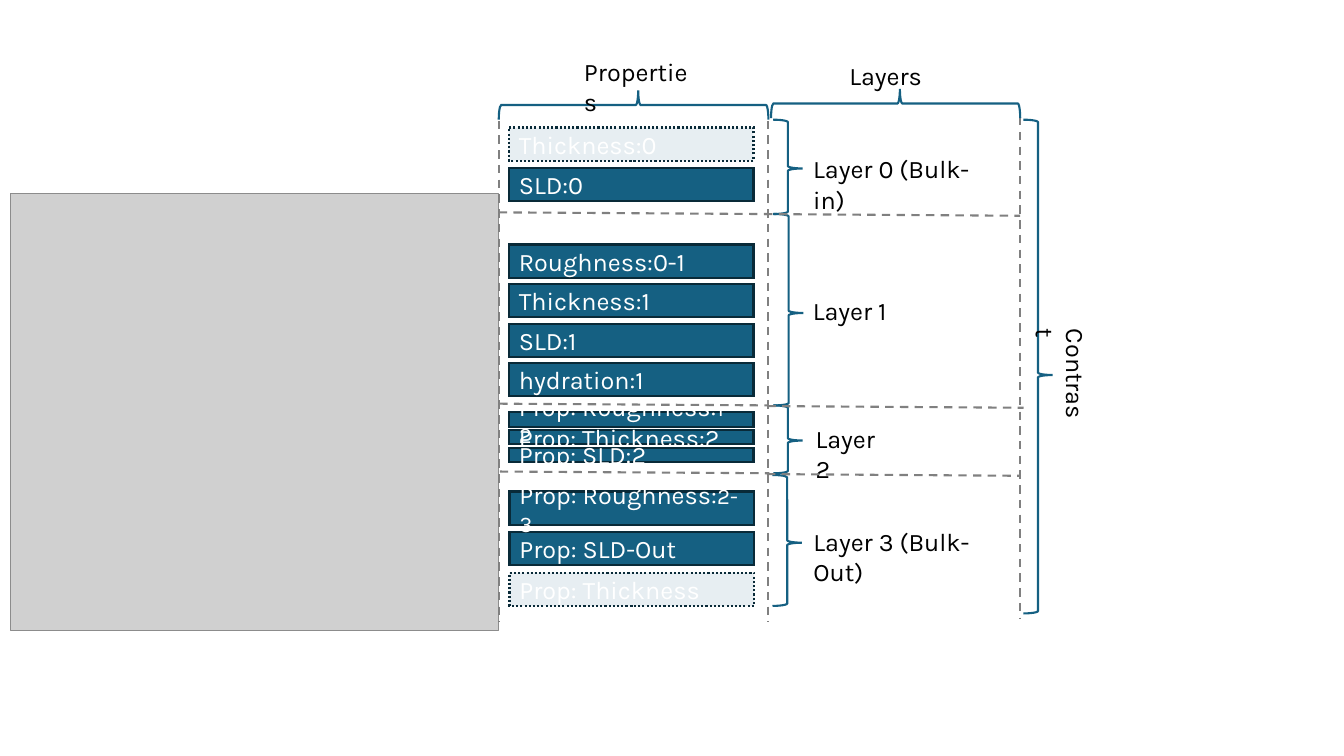
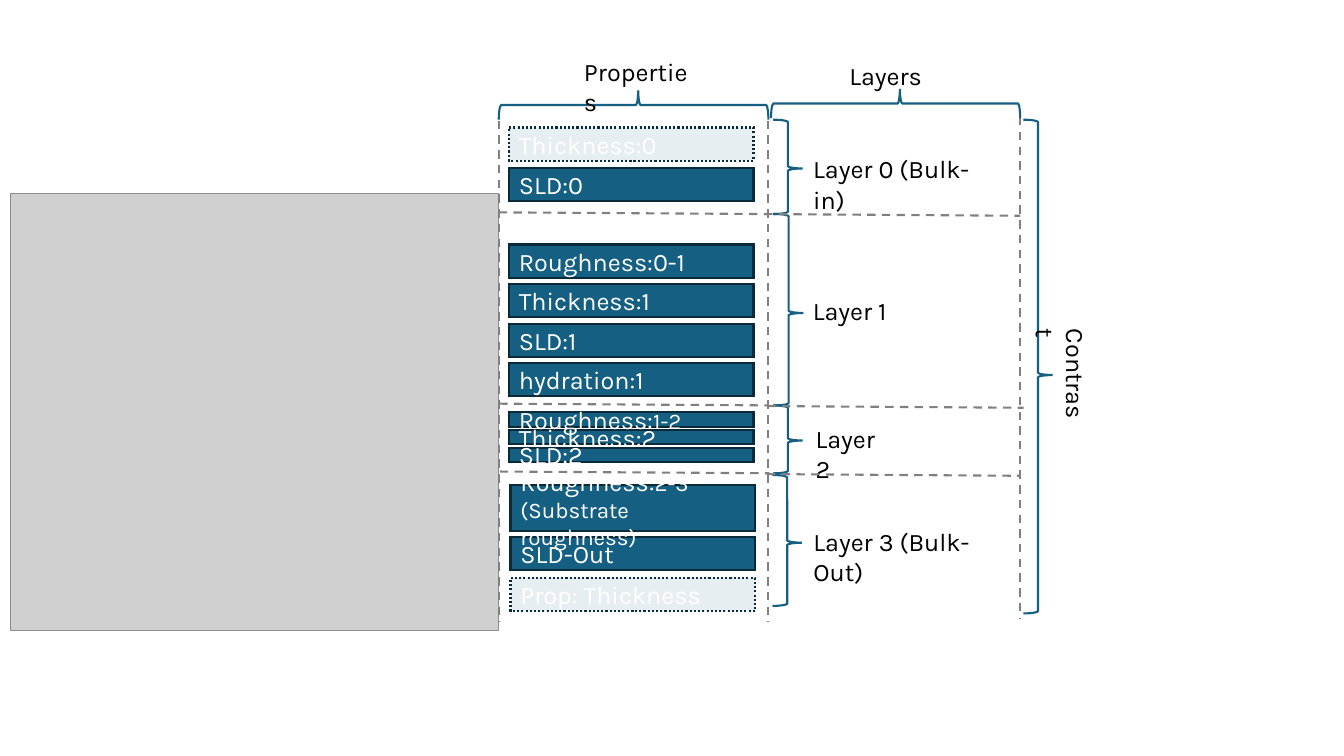
Before and after one commit to RascalSoftware/RAT-Docs, a slide deck: slide 1 of source/images/tutorial/LipidMonolayerAndProperties.pptx. Drawn at 1344x756 pixels with LibreOffice and Linux fonts; fonts in the diff are those of the drawing; grey boxes stand for pictures. Boxes give left, top, right and bottom in pixels: in the first picture for what was removed or moved away, otherwise in the second. Text is boxed around its words. In the diff, an @@ line names an element or a change of style, - is before the commit and + after.

```diff
--- a/source/images/tutorial/LipidMonolayerAndProperties.pptx
+++ b/source/images/tutorial/LipidMonolayerAndProperties.pptx
@@ text in rectangle at bbox=[519, 406, 681, 435]: text changed @@
-Prop: Roughness:1-2
+Roughness:1-2
@@ text in rectangle at bbox=[519, 424, 656, 453]: text changed @@
-Prop: Thickness:2
+Thickness:2
@@ text in rectangle at bbox=[519, 442, 583, 471]: text changed @@
-Prop: SLD:2
+SLD:2
@@ rectangle "Roughness:2-3": place and size @@
-rectangle "Roughness:2-3" at bbox=[509, 492, 754, 525]
+rectangle "Roughness:2-3" at bbox=[510, 485, 755, 530]
@@ text in rectangle at bbox=[520, 470, 689, 551]: text changed; size 18 to 16 pt @@
-Prop: Roughness:2-3
+Roughness:2-3
+(Substrate roughness)
@@ rectangle "SLD-Out": place and size @@
-rectangle "SLD-Out" at bbox=[509, 532, 754, 566]
+rectangle "SLD-Out" at bbox=[510, 537, 755, 571]
@@ text in rectangle at bbox=[520, 541, 613, 570]: text changed @@
-Prop: SLD-Out
+SLD-Out
@@ rectangle "Prop: Thickness": place and size @@
-rectangle "Prop: Thickness" at bbox=[509, 573, 754, 606]
+rectangle "Prop: Thickness" at bbox=[510, 578, 755, 611]
```
Also in this commit, not shown: 1 other file.
